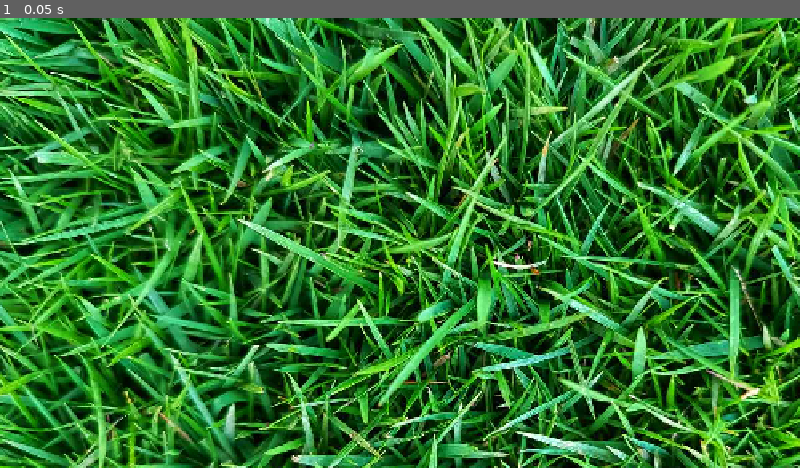
Above: before the commit, frame 1.
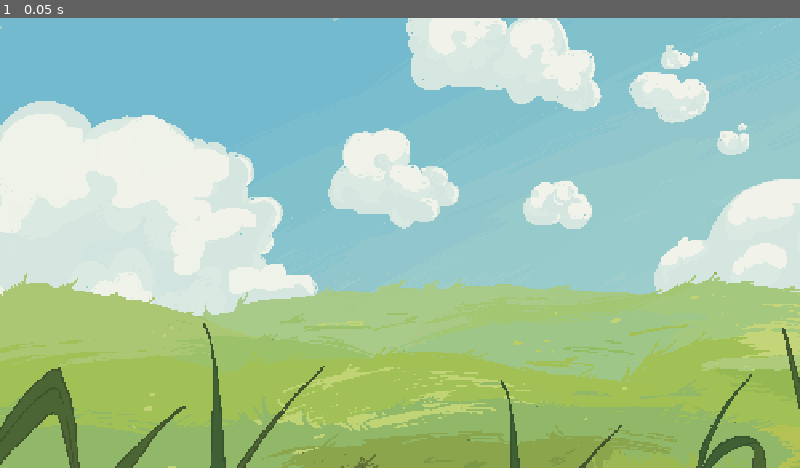
Above: after the commit, the same moment.

Repository: Kevinmru737/TouchingGrass
Game: Godot game, scene res://scenes/touch_grass.tscn
Same seed, same stepped clock (60 frames per second), same inputs: the game is played once before the commit and once after it. This scene is started directly instead of the project's main scene.
Inputs:
- Up to frame 1 (0.05 s): no input

The runs differ from the first frame. In frame 1, 100% of the frame differs, in the area x 0-100%, y 0-100%.

Commit message:
added grass

Diff:
--- a/scenes/bedroom.tscn
+++ b/scenes/bedroom.tscn
@@ -1,7 +1,9 @@
 [gd_scene format=3 uid="uid://b0xbgmtwsyoml"]
 
 [ext_resource type="Texture2D" uid="uid://b5v01fx44tga0" path="res://art/room_dark/Depressed_Room_Final_Together_2.png" id="1_pwtdf"]
+[ext_resource type="Texture2D" uid="uid://wues5oasfb76" path="res://art/room_disillusioned/Depressed_Room_Without_Bed.png" id="1_tjgix"]
 [ext_resource type="PackedScene" uid="uid://3bgg303draey" path="res://scenes/trashcan.tscn" id="2_pwtdf"]
+[ext_resource type="Texture2D" uid="uid://b3tr2nmh2eol" path="res://art/room_bright/Happy_Room_Final_Together_1.png" id="3_xunnl"]
 [ext_resource type="PackedScene" uid="uid://b1jy4y4lx3uj8" path="res://scenes/fishtank.tscn" id="4_mkmp1"]
 [ext_resource type="PackedScene" uid="uid://u7fl6k20wa7o" path="res://scenes/bed.tscn" id="5_7lolw"]
 [ext_resource type="PackedScene" uid="uid://x4t4ugpvjnda" path="res://scenes/musicplayer.tscn" id="6_pwtdf"]
@@ -9,22 +11,38 @@
 
 [node name="Bedroom" type="Node2D" unique_id=377608422]
 
-[node name="Sprite2D" type="Sprite2D" parent="." unique_id=1844880854]
+[node name="Background" type="Node2D" parent="." unique_id=32480988]
+
+[node name="DarkBackDrop" type="Sprite2D" parent="Background" unique_id=696208031]
+position = Vector2(960, 540)
+texture = ExtResource("1_tjgix")
+region_rect = Rect2(271, 0, 1651, 1086)
+
+[node name="DarkBGSpooky2" type="Sprite2D" parent="Background" unique_id=1679559600]
 position = Vector2(960, 540)
 texture = ExtResource("1_pwtdf")
 region_rect = Rect2(271, 0, 1651, 1086)
+
+[node name="Happy" type="Sprite2D" parent="Background" unique_id=1629762177]
+z_index = 2
+position = Vector2(960, 540)
+texture = ExtResource("3_xunnl")
 
 [node name="Fishtank" parent="." unique_id=1999792412 instance=ExtResource("4_mkmp1")]
 position = Vector2(849, 491)
 
 [node name="Bed" parent="." unique_id=884866481 instance=ExtResource("5_7lolw")]
+z_index = 1
 position = Vector2(787, 738)
 
 [node name="Musicplayer" parent="." unique_id=1903010810 instance=ExtResource("6_pwtdf")]
+z_index = 1
 position = Vector2(1459, 609)
 
 [node name="Bookshelf" parent="." unique_id=1750738724 instance=ExtResource("7_tjgix")]
+z_index = 1
 position = Vector2(1123, 437)
 
 [node name="Trashcan" parent="." unique_id=748074161 instance=ExtResource("2_pwtdf")]
+z_index = 1
 position = Vector2(1537, 753)
--- a/scenes/game.tscn
+++ b/scenes/game.tscn
@@ -2,6 +2,7 @@
 
 [ext_resource type="PackedScene" uid="uid://ga7r2arbq1lg" path="res://scenes/dialogue_ui.tscn" id="1_uwrxv"]
 [ext_resource type="Script" uid="uid://dw3o0eamra3ba" path="res://scripts/game.gd" id="1_yqjtg"]
+[ext_resource type="Texture2D" uid="uid://b3tr2nmh2eol" path="res://art/room_bright/Happy_Room_Final_Together_1.png" id="3_lnu2h"]
 
 [sub_resource type="Animation" id="Animation_yqjtg"]
 length = 0.001
@@ -77,3 +78,7 @@
 scale = Vector2(1.0981202, 1.0981202)
 anchor_mode = 0
 zoom = Vector2(0.67, 0.67)
+
+[node name="Happy" type="Sprite2D" parent="." unique_id=67990782]
+position = Vector2(960, 540)
+texture = ExtResource("3_lnu2h")
--- a/scenes/touch_grass.tscn
+++ b/scenes/touch_grass.tscn
@@ -1,10 +1,10 @@
 [gd_scene format=3 uid="uid://3qrxlmr5djed"]
 
-[ext_resource type="Texture2D" uid="uid://4j8lvbbp3v7" path="res://art/grass.jpg" id="1_8d10d"]
+[ext_resource type="Texture2D" uid="uid://bmeffatgk0ryw" path="res://art/misc/Ending_Scene_.png" id="1_8d10d"]
 
 [node name="TouchGrass" type="CanvasLayer" unique_id=536250651]
 follow_viewport_enabled = true
 
 [node name="Sprite2D" type="Sprite2D" parent="." unique_id=298932775]
-position = Vector2(748, 560)
+position = Vector2(960, 540)
 texture = ExtResource("1_8d10d")
--- a/scripts/dialogue_ui.gd
+++ b/scripts/dialogue_ui.gd
@@ -29,7 +29,9 @@
 	"clean_garbage_fail": ["Maybe I'll just go back to bed..."],
 	"clean_garbage_success": ["Oh last little bit... ok here we go.",
 		"Hey I can open my door freely now.",
-		"Maybe I should step outside..."]
+		"Maybe I should step outside..."],
+	"grass": ["wow it's grass",
+		"amazing"]
 
 }
 var dialogue_index = 0
--- a/scripts/game.gd
+++ b/scripts/game.gd
@@ -37,13 +37,15 @@
 
 var curr_dialog = "intro"
 var dialog_active = false
+var book_minigame_scene = load("res://scenes/book_minigame.tscn")
 var minigame_scene = load("res://scenes/trash_minigame.tscn")
 var touch_grass_scene = load("res://scenes/touch_grass.tscn")
 var main_game
+var ending_started = false
 
 # Called when the node enters the scene tree for the first time.
 func _ready() -> void:
-	pass
+	$Happy.hide()
 # Called every frame. 'delta' is the elapsed time since the previous frame.
 func _process(_delta: float) -> void:
 	if curr_game_state == GameState.INTRO:
@@ -83,8 +85,20 @@
 			print(curr_game_state)
 			curr_game_state = (curr_game_state as int + 1) as GameState
 			advance_game = false
-			if curr_game_state == GameState.TOUCH_GRASS:
-				get_tree().current_scene.add_child(touch_grass_scene.instantiate())
+			if curr_game_state == GameState.TOUCH_GRASS and ending_started == false:
+				var tg_scene = touch_grass_scene.instantiate()
+				self.add_child(tg_scene)
+				move_child(tg_scene, 0)
+				ending_started = true
+				advance_game = false
+				dialog_done = false
+				curr_dialog = "grass"
+				#dialog_done = dialogue_ui.process_dialogue(curr_dialog)
+				return
+	#if curr_game_state == GameState.TOUCH_GRASS and ending_started:
+		#if Input.is_action_just_pressed("click") and not dialog_done:
+			#print("TOUCH_GRASS click fired, curr_dialog: %s, dialog_done: %s" % [curr_dialog, dialog_done])
+			#dialog_done = dialogue_ui.process_dialogue(curr_dialog)
 	#the beginning game is a little different atm
 
 
@@ -122,9 +136,11 @@
 			failed_option = true
 	if curr_game_state == GameState.SORT_BOOKS:
 		if curr_interact_obj == dialog_options["Bookshelf"]:
-			curr_dialog = curr_interact_obj + "_success"
-			advance_game = true
-			get_interactable("Bookshelf").success_interact()
+			var book_mg = book_minigame_scene.instantiate()
+			book_mg.books_sorted.connect(_bg_minigame_completed)
+			get_tree().current_scene.add_child(book_mg)
+			main_game.hide()
+			return
 		elif curr_interact_obj == dialog_options["Bed"] or curr_interact_obj == dialog_options["Fishtank"] or curr_interact_obj == dialog_options["Musicplayer"]:
 			curr_dialog = curr_interact_obj + "_done"
 		else:
@@ -139,18 +155,29 @@
 		elif curr_interact_obj == dialog_options["Bed"] or dialog_options["Fishtank"] or dialog_options["Musicplayer"] or dialog_options["Bookshelf"]:
 			curr_dialog = curr_interact_obj + "_done"
 
-
 	if failed_option:
 		curr_dialog = curr_interact_obj + "_fail"
 
 	dialog_done = dialogue_ui.process_dialogue(curr_dialog)
 
-func _on_minigame_completed():
-	curr_dialog ="clean_garbage_success"
+
+func _bg_minigame_completed():
+	curr_dialog ="sort_books_success"
 	main_game.show()
 	advance_game = true
 	dialog_active = true
 	dialog_done = dialogue_ui.process_dialogue(curr_dialog)
+	get_interactable("Bookshelf").success_interact()
+
+func _on_minigame_completed():
+	curr_dialog ="clean_garbage_success"
+	#main_game.show_happy()
+	main_game.hide()
+	$Happy.show()
+	advance_game = true
+	dialog_active = true
+	dialog_done = dialogue_ui.process_dialogue(curr_dialog)
+	#get_interactable("Trashcan").success_interact()
 
 func get_interactable(obj_name):
 	for i in interactables:
--- a/scripts/main.gd
+++ b/scripts/main.gd
@@ -1,7 +1,11 @@
 extends Node2D
 @onready var interactables = [$Bedroom/Trashcan/Trashcan, $Bedroom/Fishtank/Fishtank,
 	$Bedroom/Bed/Bed, $Bedroom/Musicplayer/Musicplayer, $Bedroom/Bookshelf/Bookshelf]
-
+@onready var bgs = $Bedroom/Background/Happy
 func _ready():
+	bgs.hide()
 	for i in interactables:
 		i.add_to_group("interactables")
+
+func show_happy():
+	bgs.show()
Binary file added: art/misc/Ending_Scene_.png
Not shown, added: art/misc/Ending_Scene_.png.import
Binary file added: art/room_dark/Depressed_Room_Final_Together_Trash.png
Not shown, added: art/room_dark/Depressed_Room_Final_Together_Trash.png.import
Binary file added: art/room_disillusioned/Depressed_Room_Without_Bed.png
Not shown, added: art/room_disillusioned/Depressed_Room_Without_Bed.png.import
